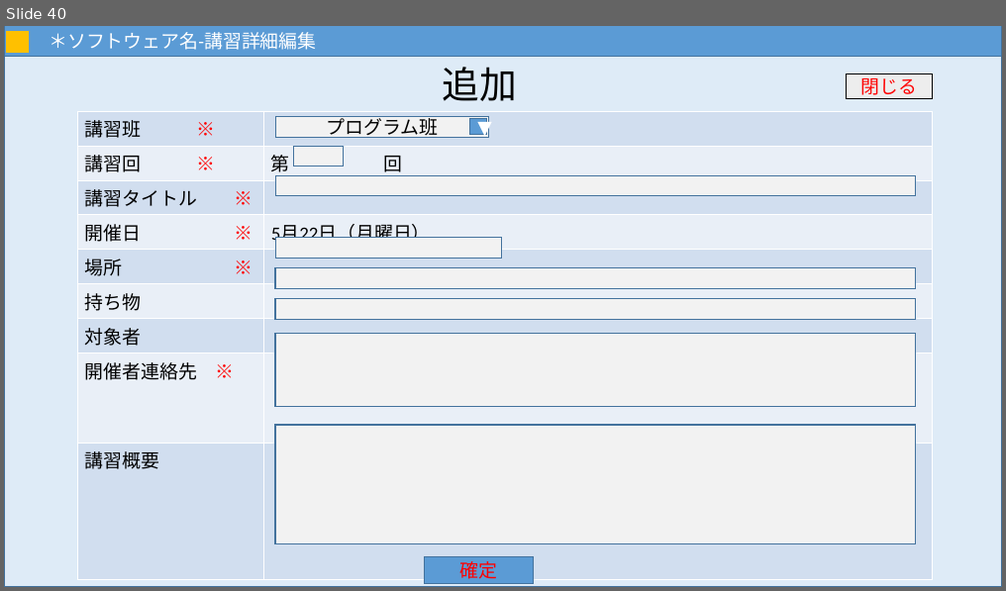
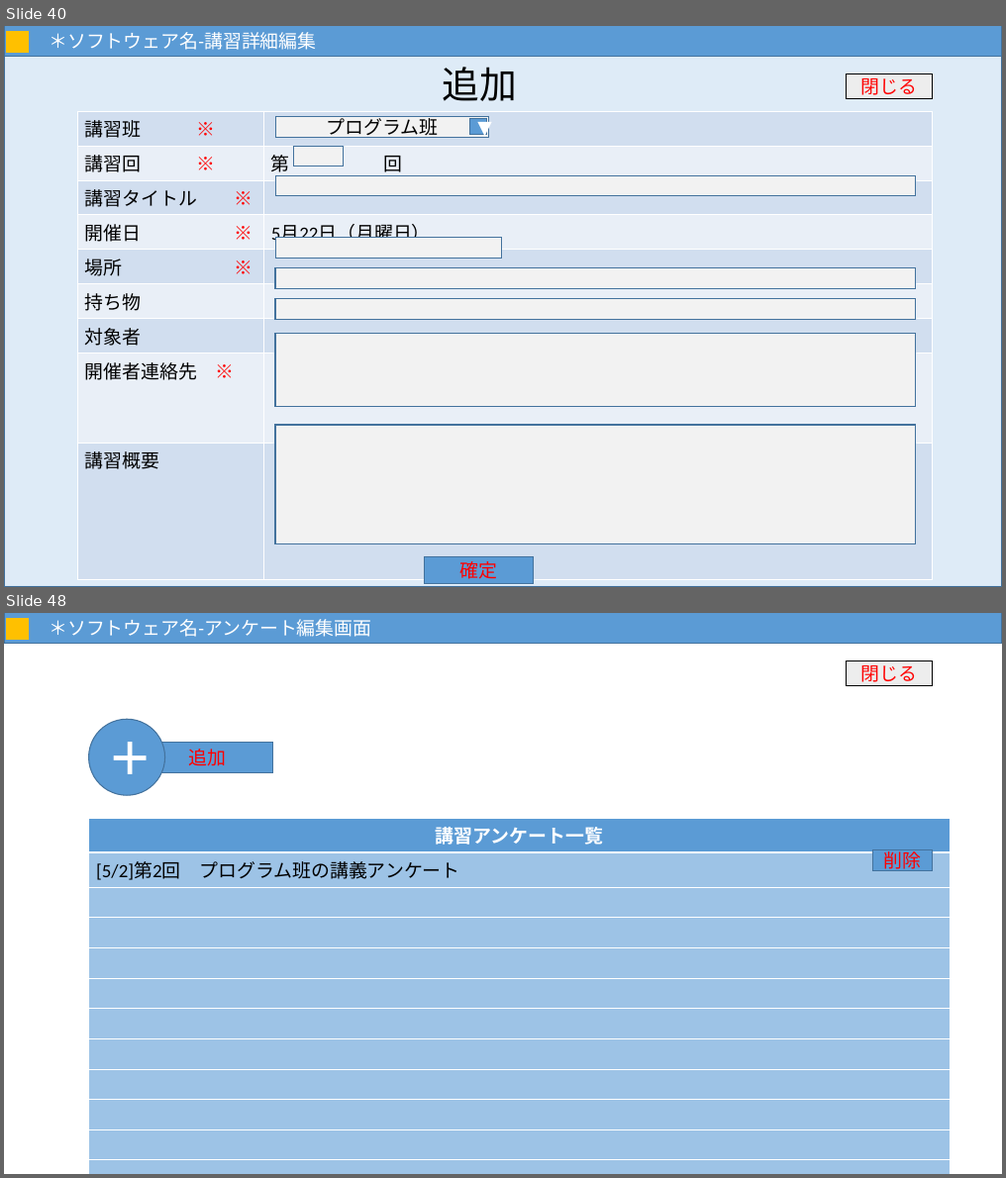
Before and after one commit to MNB-oda/MNB, a slide deck: 提出課題/外部設計書/画面設計.pptx. Shown one above the other, each under a label of ours: slide 40 before the commit, slides 40 and 48 after it; the slides between them are not shown. The pictures are 1006x591 and 1006x1178 pixels, drawn with LibreOffice and Linux fonts; fonts in the diff are those of the drawing. Boxes give left, top, right and bottom in pixels: in the first picture for what was removed or moved away, otherwise in the second. Text is boxed around its words. In the diff, an @@ line names an element or a change of style, - is before the commit and + after.

Commit message:
画面設計8割完成

```diff
--- a/提出課題/外部設計書/画面設計.pptx
+++ b/提出課題/外部設計書/画面設計.pptx
@@ slide 48 added at <box>4,613,1002,1174</box>, background #FFFFFF @@
@@ rectangle added at <box>4,613,1002,643</box>, fill #5B9BD5, outline #43739E 1 pt, 18 pt, text #FFFFFF @@
+＊ソフトウェア名-アンケート編集画面
@@ rectangle added at <box>6,618,28,639</box>, fill #FFC000, outline #FFC000 1 pt @@
@@ rectangle added at <box>846,662,933,685</box>, fill #EDEDED, outline #000000 1 pt, 18 pt, text #FF0000 @@
+閉じる
@@ ellipse added at <box>88,719,165,796</box>, fill #5B9BD5, outline #43739E 1 pt, 44 pt, text #FFFFFF, bold @@
+＋
@@ rectangle added at <box>142,742,272,772</box>, fill #5B9BD5, outline #43739E 1 pt, 18 pt, text #FF0000 @@
+追加
@@ table added at <box>88,818,949,1174</box>, 13 rows, 1 columns @@
+講習アンケート一覧
+[5/2]第2回 プログラム班の講義アンケート
+
+
+
+
+
+
+
+
+
+
+
@@ rectangle added at <box>872,851,933,871</box>, fill #5B9BD5, outline #43739E 1 pt, 18 pt, text #FF0000 @@
+削除
```
Also in this commit, not shown: 2 slides changed, 8 other slides added.
